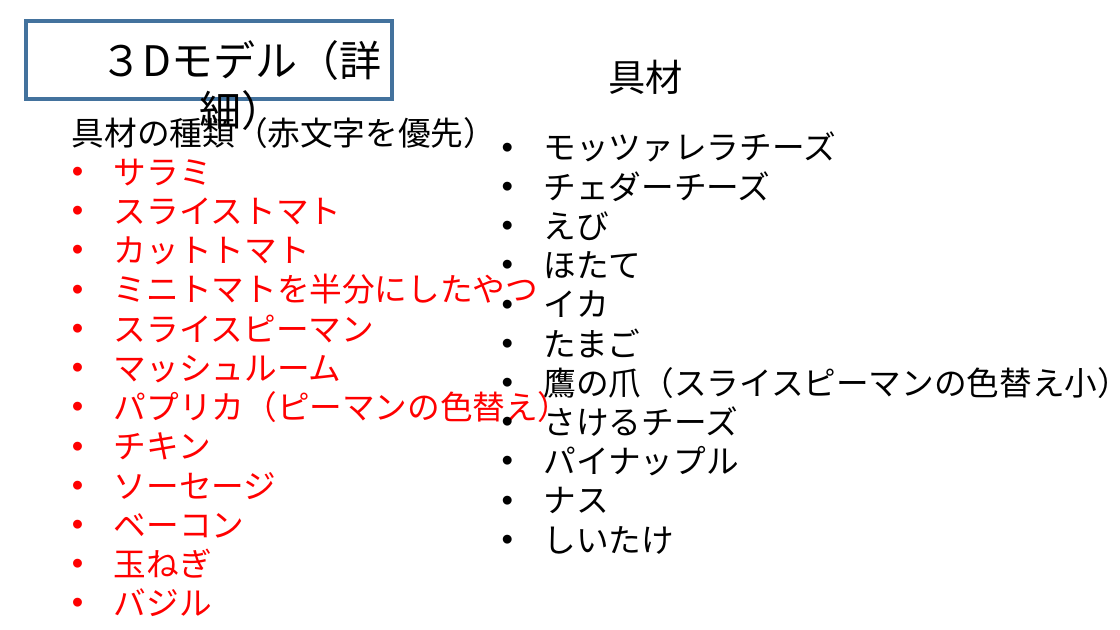
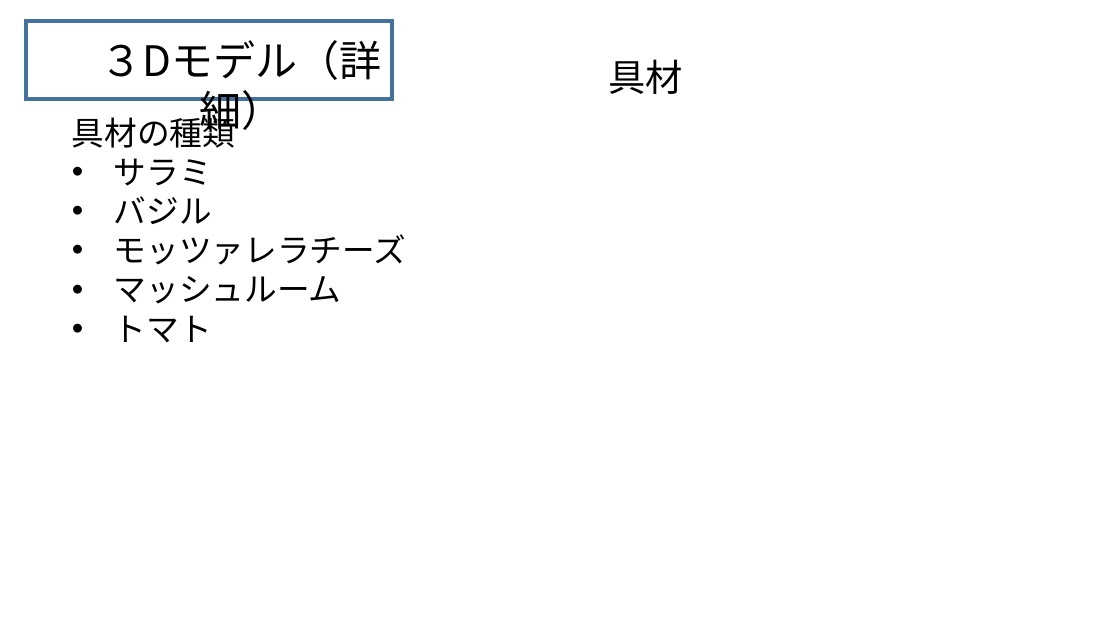
Before and after one commit to HatoriTaichi/mini_game, a slide deck: slide 5 of 仕様書/仕様書.pptx. Drawn at 1120x630 pixels with LibreOffice and Linux fonts; fonts in the diff are those of the drawing. Boxes give left, top, right and bottom in pixels: in the first picture for what was removed or moved away, otherwise in the second. Text is boxed around its words. In the diff, an @@ line names an element or a change of style, - is before the commit and + after.

```diff
--- a/仕様書/仕様書.pptx
+++ b/仕様書/仕様書.pptx
@@ text at (x1=72, y1=111, x2=235, y2=148): text changed @@
-具材の種類（赤文字を優先）
+具材の種類
@@ text removed at (x1=544, y1=131, x2=1120, y2=554) @@
-• モッツァレラチーズ
-• チェダーチーズ
-• えび
-• ほたて
-• イカ
-• たまご
-• 鷹の爪（スライスピーマンの色替え小）
-• さけるチーズ
-• パイナップル
-• ナス
-• しいたけ
@@ text at (x1=114, y1=158, x2=341, y2=304): text colour #FF0000 to #000000 in "サラミ", "マッシュルーム" @@
@@ text at (x1=114, y1=196, x2=406, y2=265): text changed; text colour #FF0000 to #000000 @@
-• スライストマト
-• カットトマト
-• ミニトマトを半分にしたやつ
-• スライスピーマン
+• バジル
+• モッツァレラチーズ
@@ text at (x1=114, y1=315, x2=212, y2=342): text changed; text colour #FF0000 to #000000 @@
-• パプリカ（ピーマンの色替え）
-• チキン
-• ソーセージ
-• ベーコン
-• 玉ねぎ
-• バジル
+• トマト
```
Also in this commit, not shown: 7 other slides changed, 6 slides added, 1 slide removed, 1 other file.
